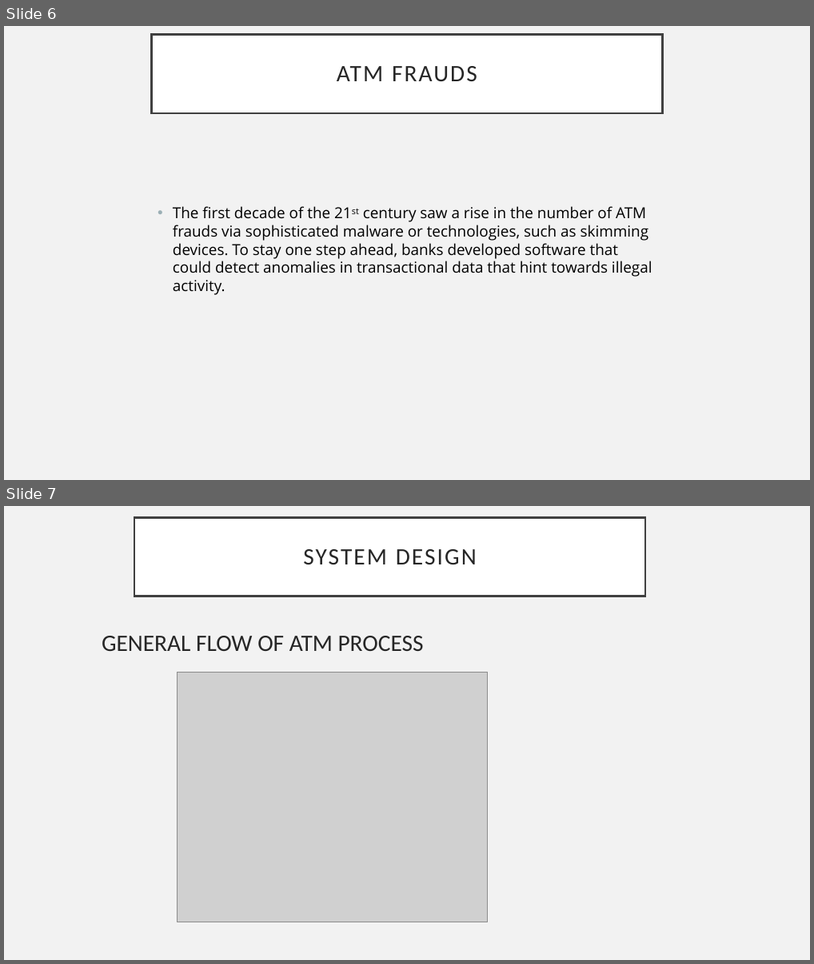
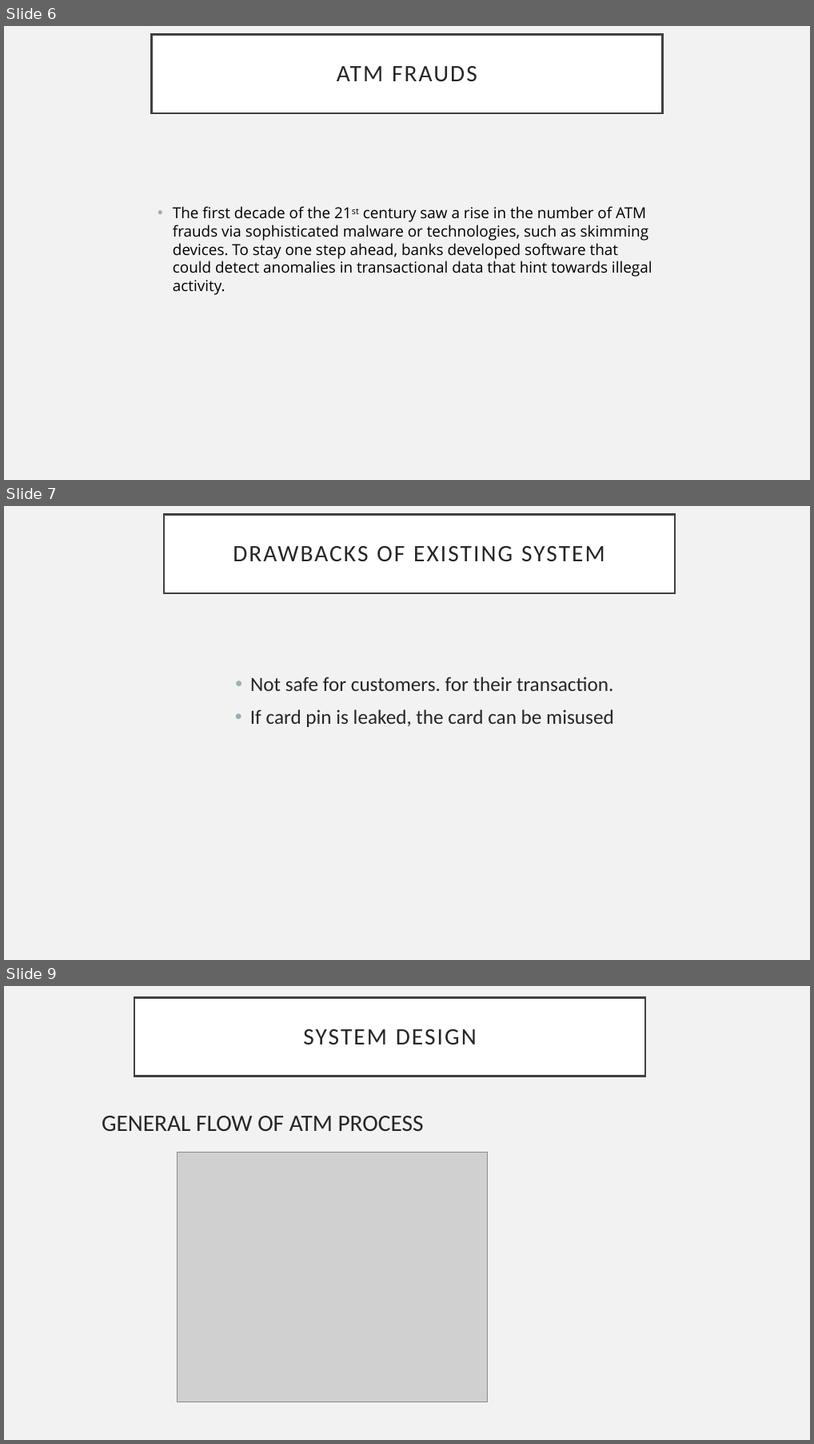
Before and after one commit to vamsheeteja/Project-BTS, a slide deck: BTS ppt.pptx. Shown one above the other, each under a label of ours: slides 6 and 7 before the commit, slides 6, 7 and 9 after it; the slides between them are not shown. The pictures are 814x964 and 814x1444 pixels, drawn with LibreOffice and Linux fonts; fonts in the diff are those of the drawing; grey boxes stand for pictures. Boxes give left, top, right and bottom in pixels: in the first picture for what was removed or moved away, otherwise in the second. Text is boxed around its words. In the diff, an @@ line names an element or a change of style, - is before the commit and + after.

```diff
--- a/BTS ppt.pptx
+++ b/BTS ppt.pptx
@@ slide 7 added at [4,506,810,960], background #F2F2F2 @@
@@ title added at [164,515,675,593], fill #FFFFFF, outline #404040 2.5 pt, 28 pt, text #262626 @@
+DRAWBACKS OF EXISTING SYSTEM
@@ text added at [250,676,614,727], 24 pt, text #262626 @@
+• Not safe for customers. for their transaction.
+• If card pin is leaked, the card can be misused
@@ what was slide 7 is now slide 9 @@
```
Also in this commit, not shown: 1 other slide added, 3 other files.
